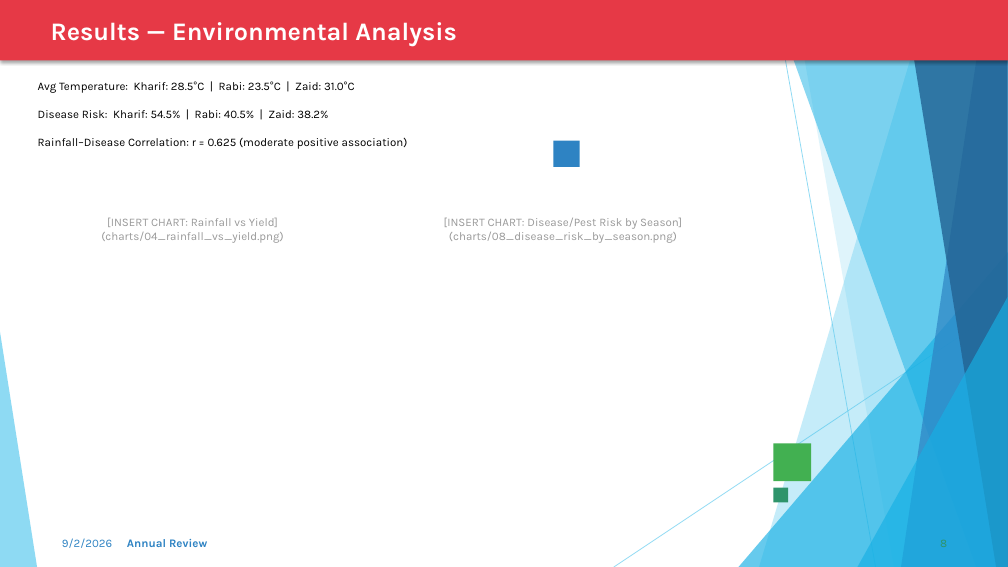
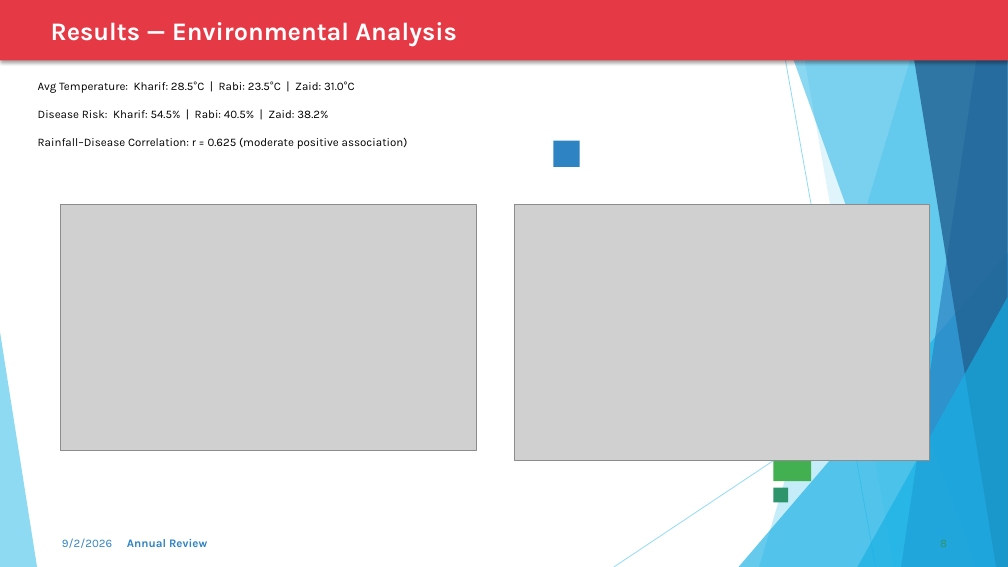
Before and after one commit to krishna3163/Seasonal-Agriculture-Performance-Analysis, a slide deck: slide 8 of VOIS_Project_PPT.pptx. Drawn at 1008x567 pixels with LibreOffice and Linux fonts; fonts in the diff are those of the drawing; grey boxes stand for pictures. Boxes give left, top, right and bottom in pixels: in the first picture for what was removed or moved away, otherwise in the second. Text is boxed around its words. In the diff, an @@ line names an element or a change of style, - is before the commit and + after.

Commit message:
Embed charts directly into PPT presentation

```diff
--- a/VOIS_Project_PPT.pptx
+++ b/VOIS_Project_PPT.pptx
@@ picture added at (60,204,476,451) @@
@@ picture added at (514,204,930,461) @@
@@ text removed at (101,217,283,243) @@
-[INSERT CHART: Rainfall vs Yield]
-(charts/04_rainfall_vs_yield.png)
@@ text removed at (444,217,682,243) @@
-[INSERT CHART: Disease/Pest Risk by Season]
-(charts/08_disease_risk_by_season.png)
```
Also in this commit, not shown: 4 other slides changed, 1 other file.
